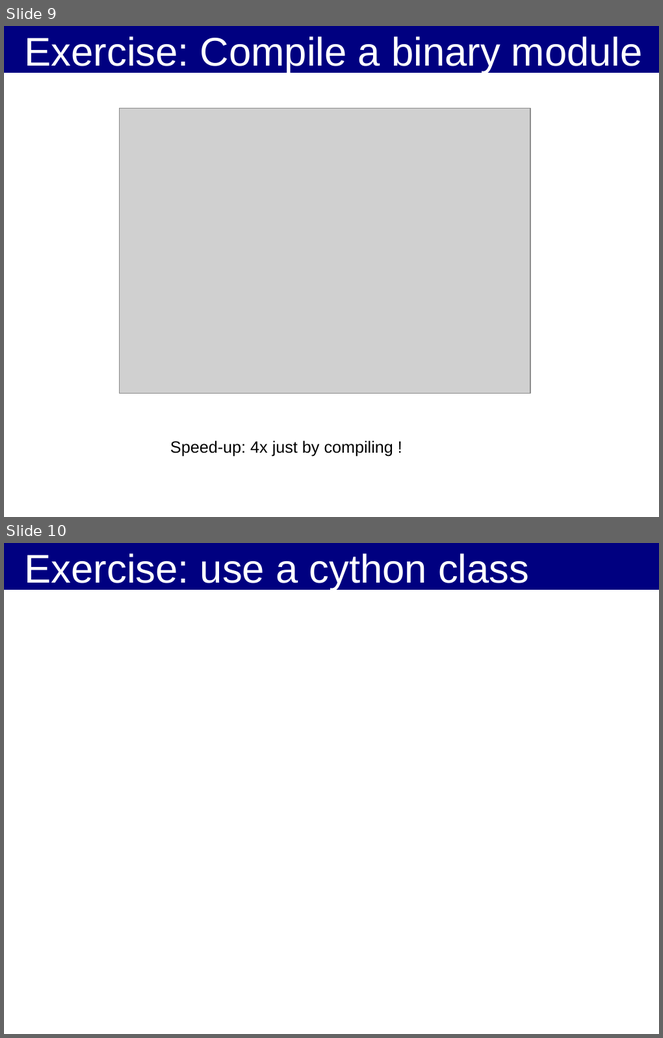
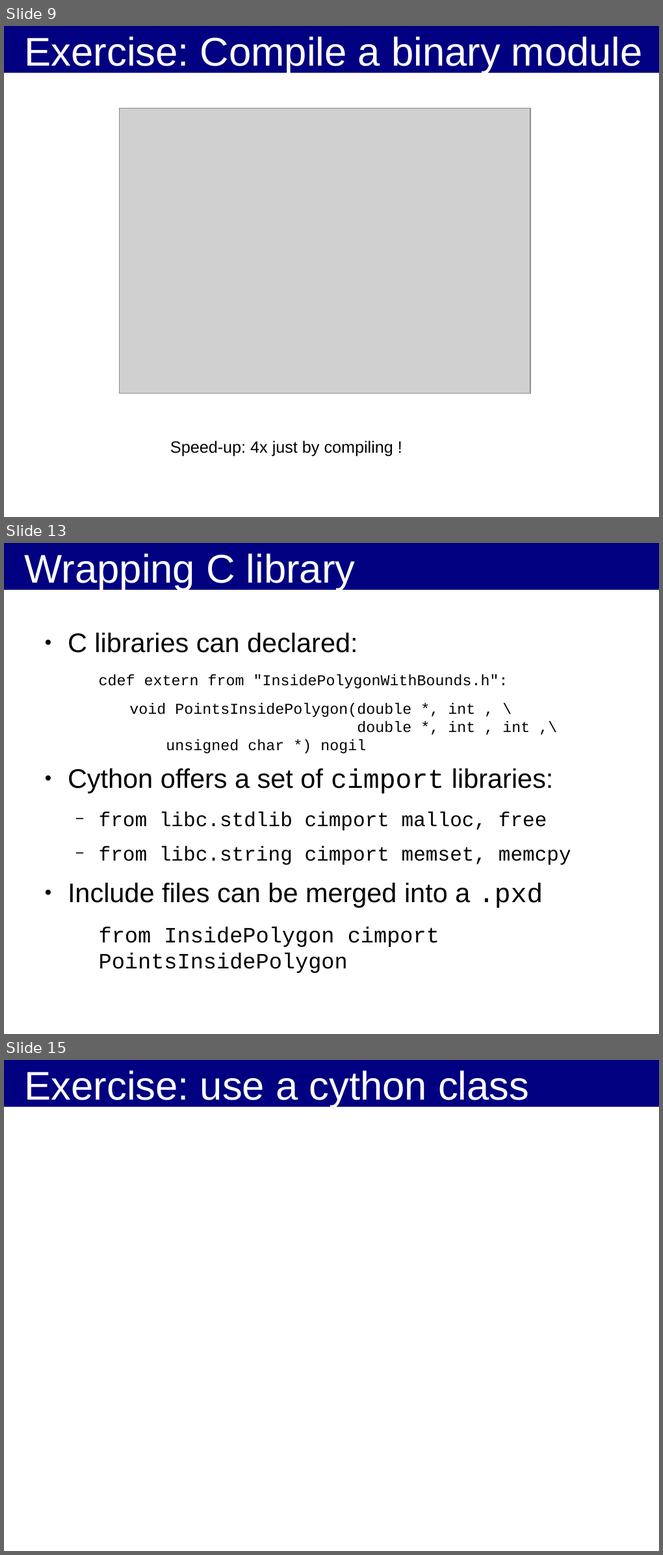
Before and after one commit to kif/HPP, a slide deck: Cython_OpenCL.odp. Shown one above the other, each under a label of ours: slides 9 and 10 before the commit, slides 9, 13 and 15 after it; the slides between them are not shown. The pictures are 663x1038 and 663x1555 pixels, drawn with LibreOffice and Linux fonts; fonts in the diff are those of the drawing; grey boxes stand for pictures; background and template pictures are left out. Boxes give left, top, right and bottom in pixels: in the first picture for what was removed or moved away, otherwise in the second. Text is boxed around its words. In the diff, an @@ line names an element or a change of style, - is before the commit and + after.

Commit message:
work on cython

```diff
--- a/Cython_OpenCL.odp
+++ b/Cython_OpenCL.odp
@@ slide 13 added at (4,543,659,1034), background #FFFFFF; not listed: 1 template element that a slide beside it also shows @@
@@ title added at (25,553,356,590), 44 pt, text #FFFFFF @@
+Wrapping C library
@@ text added at (68,633,571,908), 16.6 pt, text #000000 @@
+● C libraries can declared:
+  cdef extern from "InsidePolygonWithBounds.h":
+    void PointsInsidePolygon(double *, int , \
+    double *, int , int ,\ unsigned char *) nogil
+● Cython offers a set of cimport libraries:
+  − from libc.stdlib cimport malloc, free
+  − from libc.string cimport memset, memcpy
+● Include files can be merged into a .pxd
+  from InsidePolygon cimport PointsInsidePolygon
@@ what was slide 10 is now slide 15 @@
```
Also in this commit, not shown: 4 slides changed, 4 other slides added.
